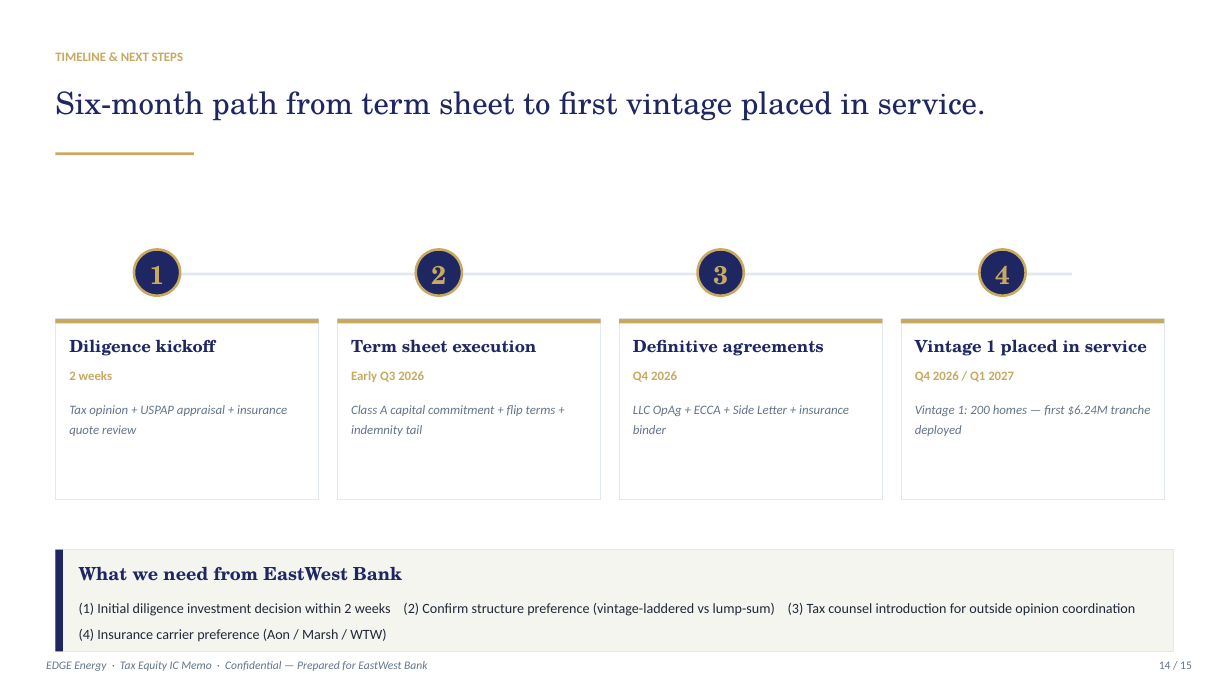
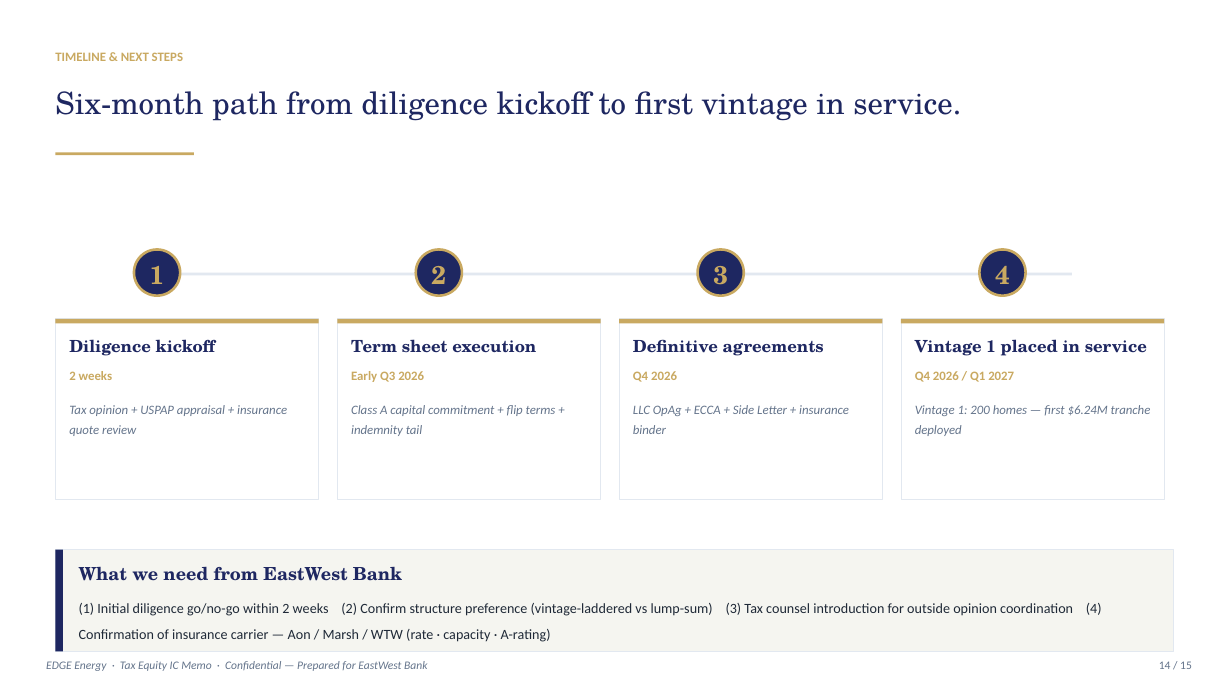
Before and after one commit to allurecg/Financial-Model, a slide deck: slide 14 of EDGE-EastWest-Bank-TaxEquity-IC-Memo.pptx. Drawn at 1232x693 pixels with LibreOffice and Linux fonts; fonts in the diff are those of the drawing. Boxes give left, top, right and bottom in pixels: in the first picture for what was removed or moved away, otherwise in the second. Text is boxed around its words. In the diff, an @@ line names an element or a change of style, - is before the commit and + after.

```diff
--- a/EDGE-EastWest-Bank-TaxEquity-IC-Memo.pptx
+++ b/EDGE-EastWest-Bank-TaxEquity-IC-Memo.pptx
@@ text at <box>55,91,961,121</box>: text changed @@
-Six-month path from term sheet to first vintage placed in service.
+Six-month path from diligence kickoff to first vintage in service.
@@ text at <box>79,603,1102,642</box>: text changed @@
-(1) Initial diligence investment decision within 2 weeks (2) Confirm structure preference (vintage-laddered vs lump-sum) (3) Tax counsel introduction for outside opinion coordination (4) Insurance carrier preference (Aon / Marsh / WTW)
+(1) Initial diligence go/no-go within 2 weeks (2) Confirm structure preference (vintage-laddered vs lump-sum) (3) Tax counsel introduction for outside opinion coordination (4) Confirmation of insurance carrier — Aon / Marsh / WTW (rate · capacity · A-rating)
```
Also in this commit, not shown: 8 other slides changed, 1 other file.
